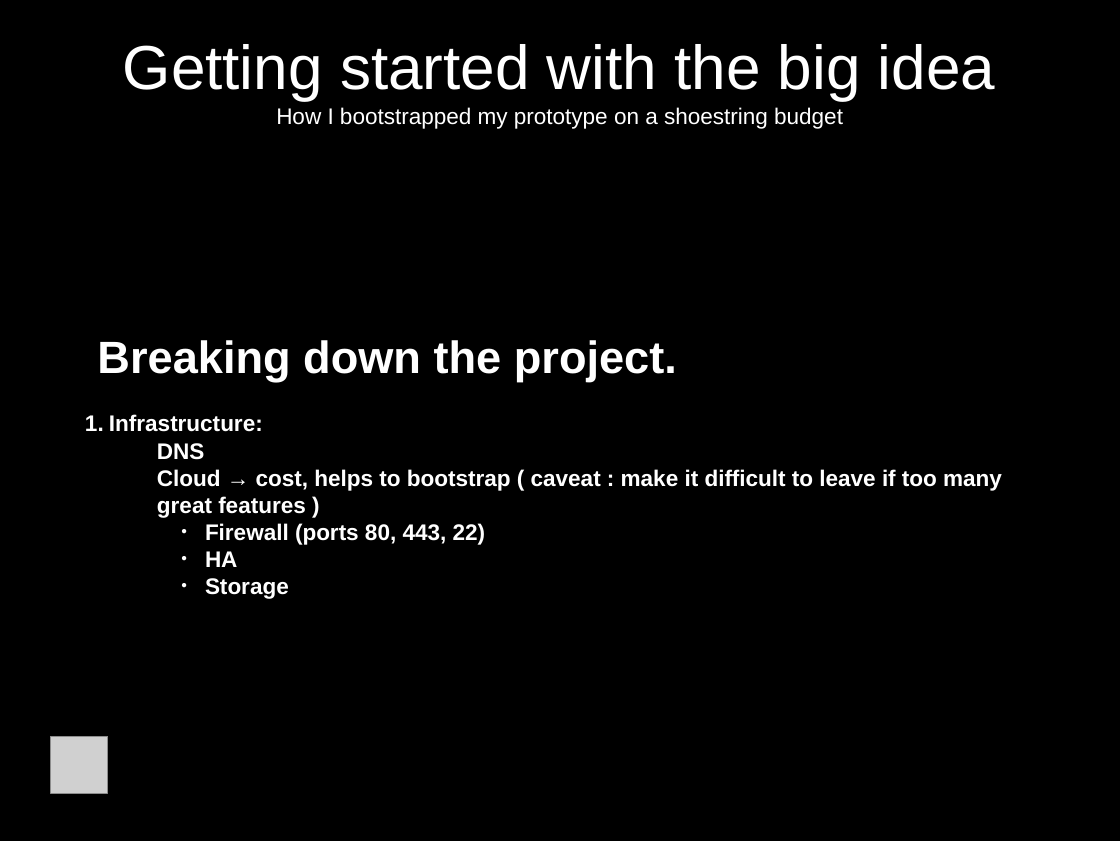
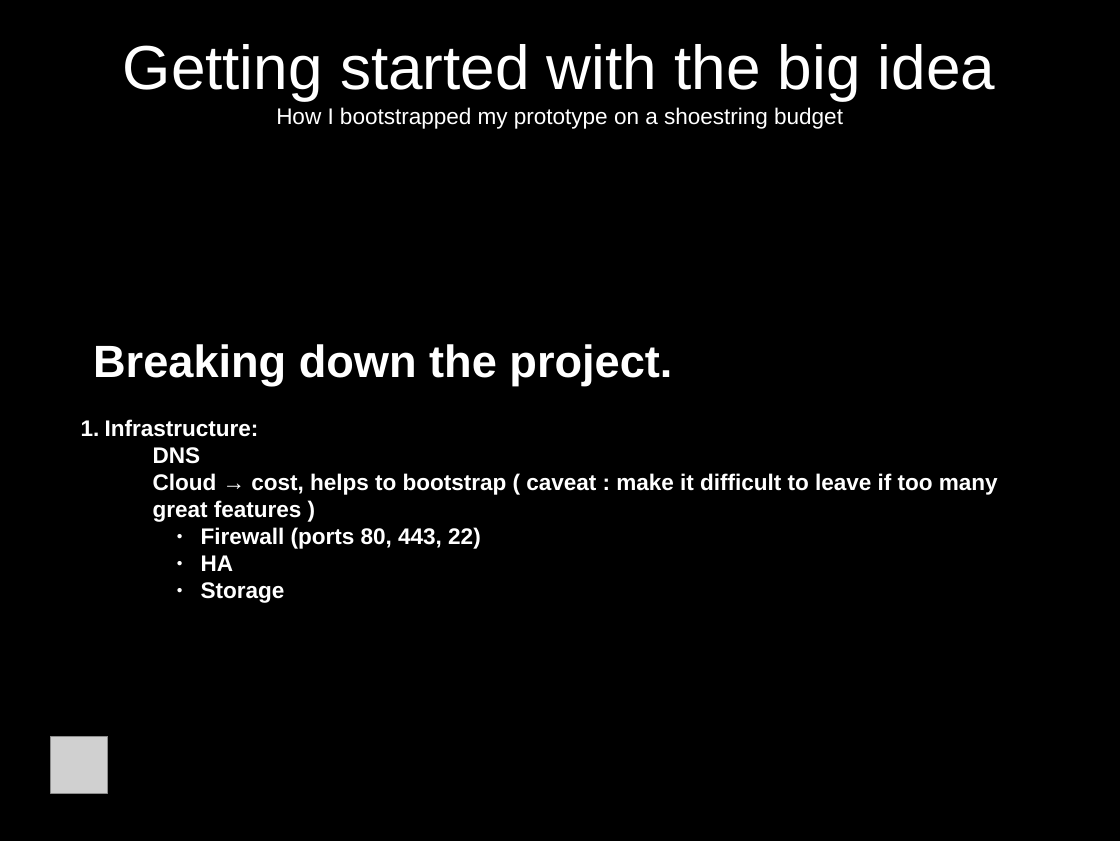
Before and after one commit to jcda/django-mvp-install-script, a slide deck: slide 6 of MVP-presentation-BD-Meetup.odp (slide 5 before the commit). Drawn at 1120x841 pixels with LibreOffice and Linux fonts; fonts in the diff are those of the drawing; grey boxes stand for pictures. Boxes give left, top, right and bottom in pixels: in the first picture for what was removed or moved away, otherwise in the second. Text is boxed around its words. In the diff, an @@ line names an element or a change of style, - is before the commit and + after.

```diff
--- a/MVP-presentation-BD-Meetup.odp
+++ b/MVP-presentation-BD-Meetup.odp
@@ subtitle "Breaking down the project.": place and size @@
-subtitle "Breaking down the project." at bbox=[97, 340, 1002, 599]
+subtitle "Breaking down the project." at bbox=[93, 344, 998, 603]
```
Also in this commit, not shown: 11 other slides changed, 3 slides added, 2 other files.
